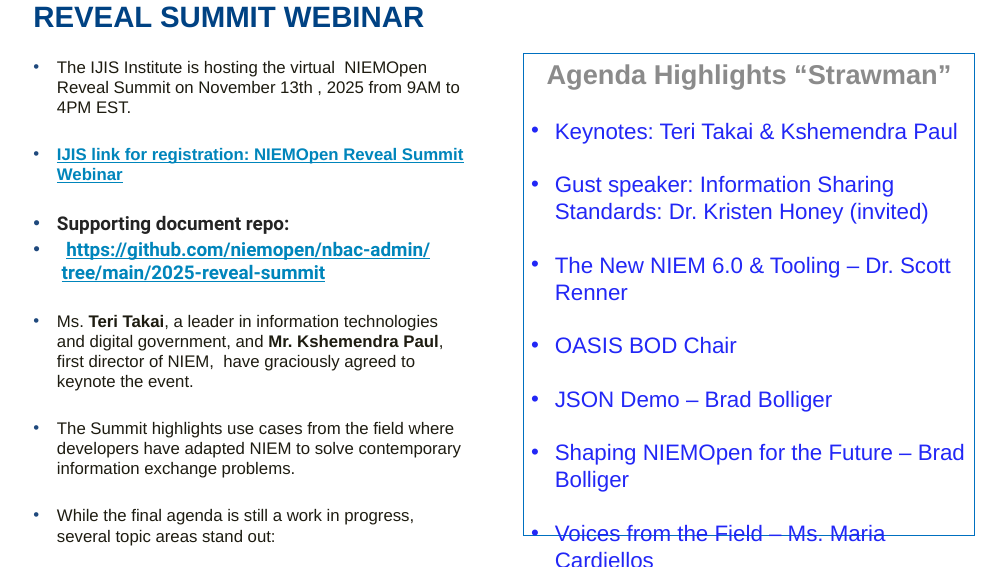
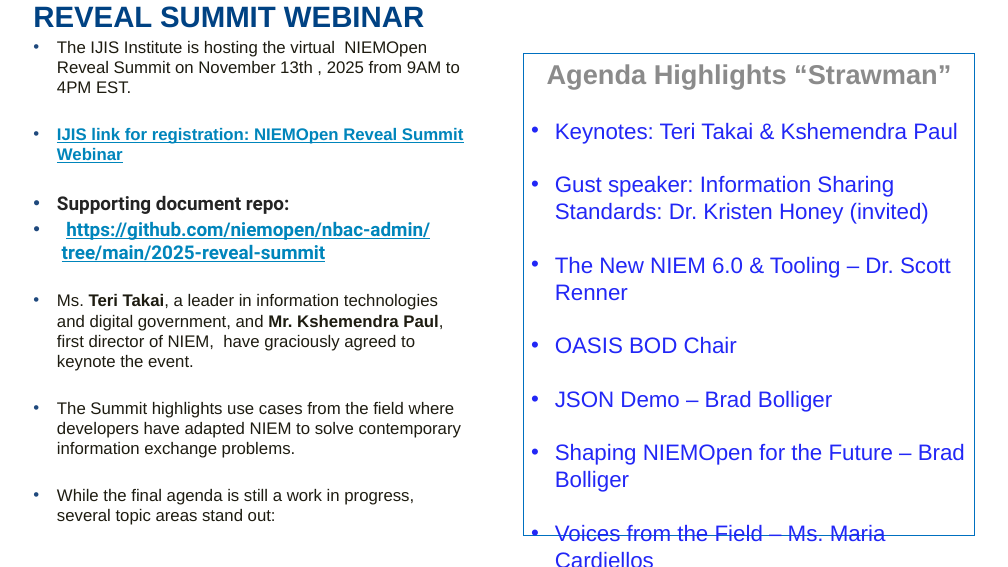
Before and after one commit to niemopen/nbac-admin, a slide deck: slide 4 of nbac-meeting-minutes/2025/28-aug-25/28 Aug 2025 NBAC Agenda .pptx. Drawn at 1008x567 pixels with LibreOffice and Linux fonts; fonts in the diff are those of the drawing; background and template pictures are left out. Boxes give left, top, right and bottom in pixels: in the first picture for what was removed or moved away, otherwise in the second. Text is boxed around its words. In the diff, an @@ line names an element or a change of style, - is before the commit and + after.

Commit message:
updated reveal and 28 aug nbac minutes folder

```diff
--- a/nbac-meeting-minutes/2025/28-aug-25/28 Aug 2025 NBAC Agenda .pptx
+++ b/nbac-meeting-minutes/2025/28-aug-25/28 Aug 2025 NBAC Agenda .pptx
@@ text "The IJIS Institute is hosting ...": place and size @@
-text "The IJIS Institute is hosting ..." at <box>57,61,463,521</box>
+text "The IJIS Institute is hosting ..." at <box>57,41,463,501</box>
```
Also in this commit, not shown: 6 other files.
